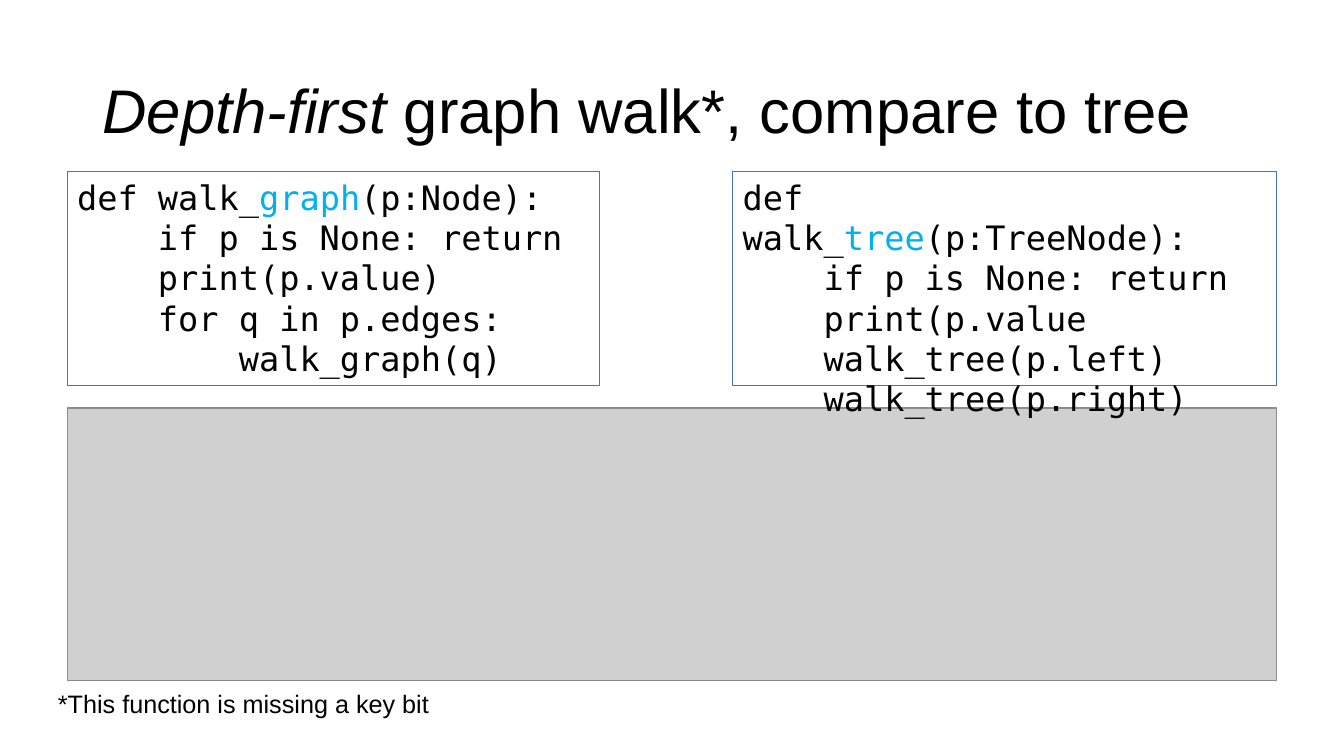
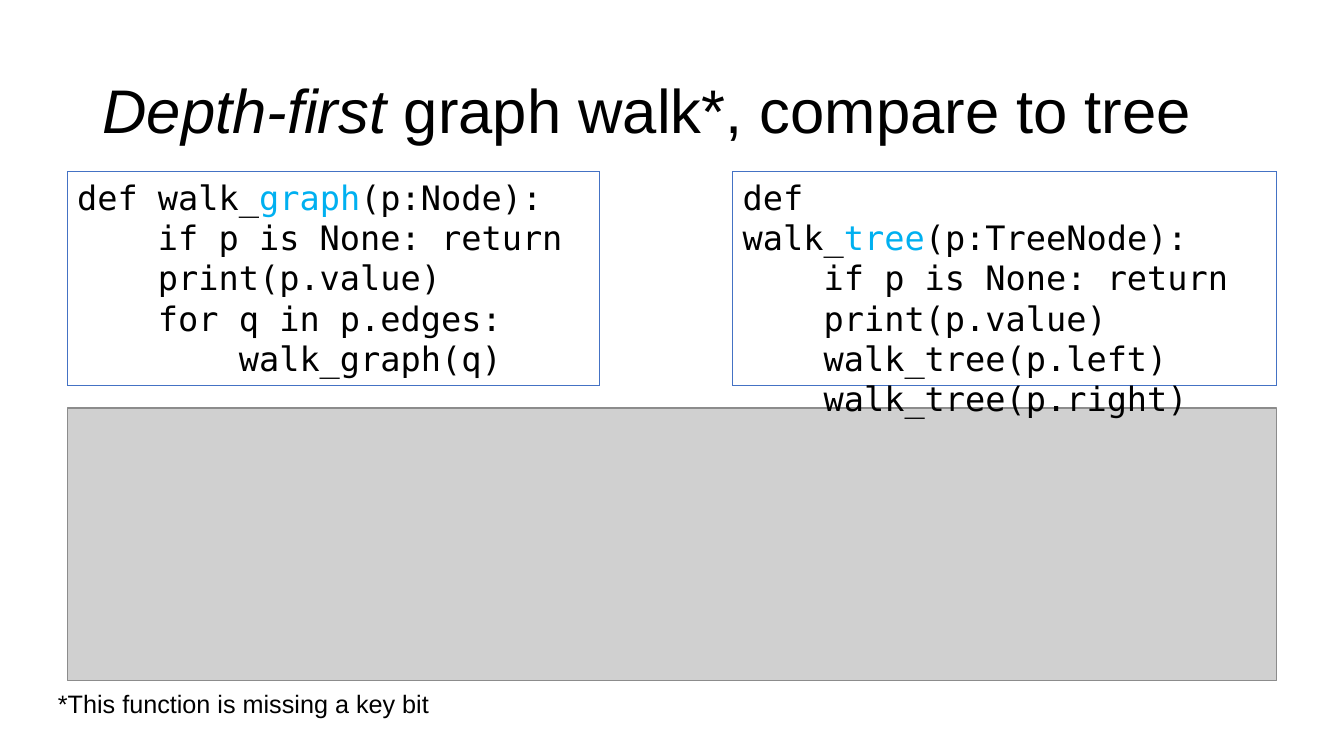
Before and after one commit to parrt/msds689, a slide deck: slide 11 of notes/walking-structures.pptx. Drawn at 1344x756 pixels with LibreOffice and Linux fonts; fonts in the diff are those of the drawing; grey boxes stand for pictures; background and template pictures are left out. Boxes give left, top, right and bottom in pixels: in the first picture for what was removed or moved away, otherwise in the second. Text is boxed around its words. In the diff, an @@ line names an element or a change of style, - is before the commit and + after.

```diff
--- a/notes/walking-structures.pptx
+++ b/notes/walking-structures.pptx
@@ text in rectangle at bbox=[824, 305, 1107, 338]: text changed @@
-print(p.value
+print(p.value)
```
Also in this commit, not shown: 7 other slides changed, 4 other files.
